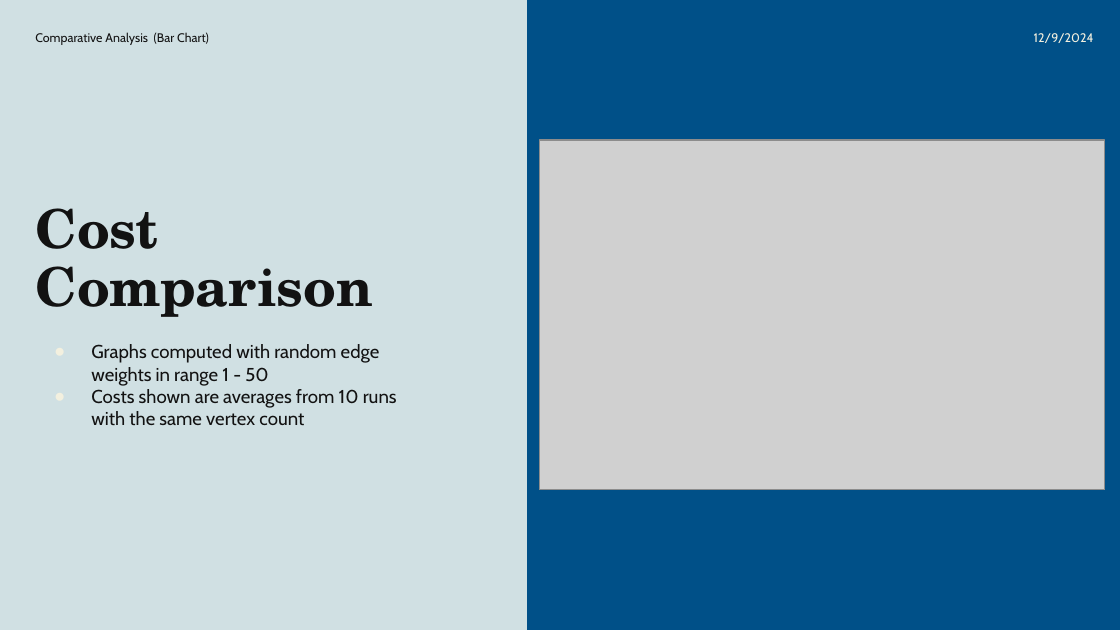
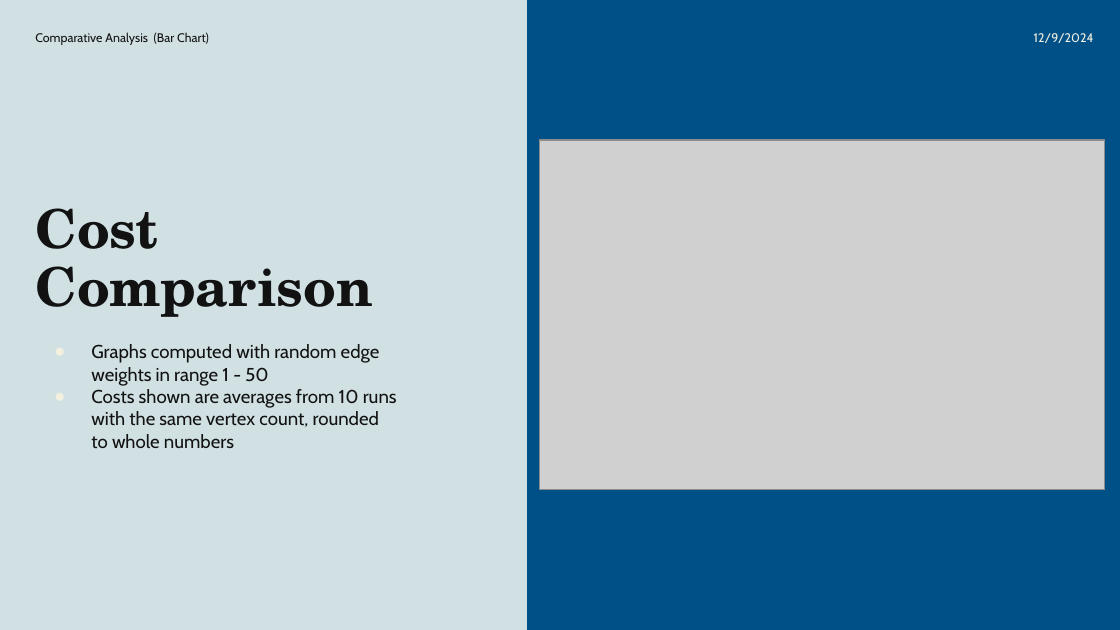
Before and after one commit to thomasbrickhouse/412project, a slide deck: slide 5 of presentations/TSP Augment.pptx. Drawn at 1120x630 pixels with LibreOffice and Linux fonts; fonts in the diff are those of the drawing; grey boxes stand for pictures. Boxes give left, top, right and bottom in pixels: in the first picture for what was removed or moved away, otherwise in the second. Text is boxed around its words. In the diff, an @@ line names an element or a change of style, - is before the commit and + after.

```diff
--- a/presentations/TSP Augment.pptx
+++ b/presentations/TSP Augment.pptx
@@ text at (x1=91, y1=389, x2=397, y2=448): text changed @@
-● Costs shown are averages from 10 runs with the same vertex count
+● Costs shown are averages from 10 runs with the same vertex count, rounded to whole numbers
```
Also in this commit, not shown: 1 other slide changed.
